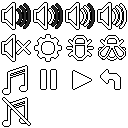
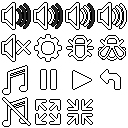
Revision of a layered 128 x 128 image; what changed, layer by layer:
painted on "btn_any.png" over (x1=35, y1=99, x2=93, y2=125)
